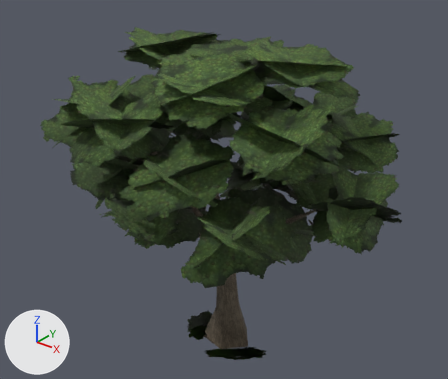
What one commit did to the glTF model assets/trees/maple.glb.
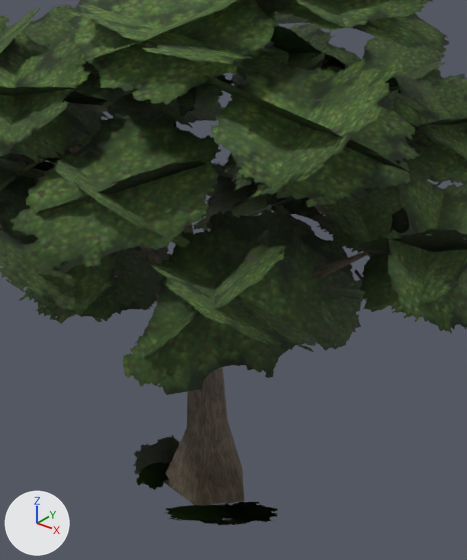
There are two pictures of each version: one whole from a camera (50 mm lens) standing at (7.38, -9.39, 9.68) and looking at (-0.16, 0.04, 3.84), one close up on the part from 25% to 83% of the width and 19% to 100% of the height. Every picture has the same lights, and +X, +Y and +Z are marked at lower left. The last two pictures show the newer version. Vertices at exactly the same position are counted once.

In view in the first close-up: 'maple_foliage', 'maple_wood'.
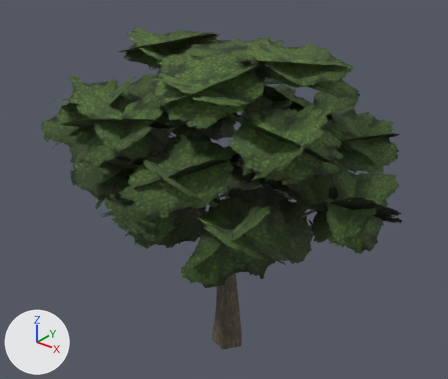
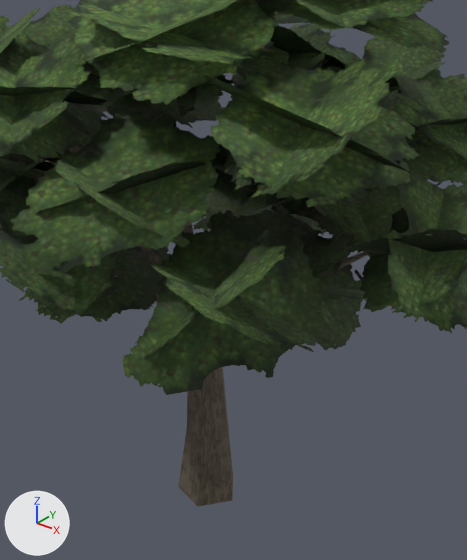
What changed in the scene script:
```text
Change mat_maple_bark:
    remove n3 = _N.new('ShaderNodeMix'); n3.name = 'Mix.001'
    remove n3.data_type = 'RGBA'
    remove n3.blend_type = 'MULTIPLY'
    remove n3.inputs[0].default_value = 1.0  # 'Factor'
    remove n4 = _N.new('ShaderNodeVertexColor'); n4.name = 'Color Attribute'
    where n2 = _N.new('ShaderNodeMix'); n2.name = 'Mix'
    where n5 = _N.new('ShaderNodeTexImage'); n5.name = 'Image Texture'
    remove _L.new(n3.outputs[2], n2.inputs[6])  # 'Result' to 'A'
    remove _L.new(n4.outputs[0], n3.inputs[7])  # 'Color' to 'B'
    remove _L.new(n5.outputs[0], n3.inputs[6])  # 'Color' to 'A'
    add _L.new(n5.outputs[0], n2.inputs[6])  # 'Color' to 'A'
Change me_maple_wood:
    used by ob_maple_wood; location = (0.0, 0.0, 0.0)
    remove me_maple_wood.from_pydata(...)  # 51 vertices, 65 faces; spans x -1.88..2.69, y -2.16..2.26, z -0.04..5.63
    add me_maple_wood.from_pydata(...)  # 51 vertices, 65 faces; spans x -1.88..2.69, y -2.16..2.26, z -0.12..5.63
    me_maple_wood part 1
    me_maple_wood.vertices[0].co: (0.59, 0.0, -0.04) -> (0.4, 0.0, -0.12)  # pixel (244, 501) -> pixel (232, 500)
    me_maple_wood.vertices[1].co: (0.17, 0.52, -0.04) -> (0.12, 0.38, -0.12)  # pixel (242, 468) -> pixel (233, 476)
    me_maple_wood.vertices[2].co: (-0.42, 0.3, -0.03) -> (-0.32, 0.24, -0.12)
    me_maple_wood.vertices[3].co: (-0.49, -0.36, -0.03) -> (-0.32, -0.24, -0.12)  # pixel (162, 481) -> pixel (178, 486)
    me_maple_wood.vertices[4].co: (0.15, -0.47, -0.04) -> (0.12, -0.38, -0.12)  # pixel (195, 505) -> pixel (197, 506)
    me_maple_wood.vertices[5].co: (0.59, 0.0, -0.04) -> (0.4, 0.0, -0.12)  # pixel (244, 501) -> pixel (232, 500)
    me_maple_wood part 2: vertex colours changed
Change me_maple_foliage:
    used by ob_maple_foliage; location = (0.0, 0.0, 0.0)
    remove me_maple_foliage.from_pydata(...)  # 264 vertices, 132 faces; spans x -3.79..4.33, y -3.52..3.92, z 0.01..7.22
    add me_maple_foliage.from_pydata(...)  # 264 vertices, 132 faces; spans x -3.79..4.33, y -3.52..3.92, z 2.94..7.22
    me_maple_foliage part 3
    me_maple_foliage.vertices[16].co: (-0.47, 0.43, 0.01) -> (0.26, -0.34, 3.38)
    me_maple_foliage.vertices[17].co: (-0.11, -0.66, 0.01) -> (1.33, -2.13, 3.38)
    me_maple_foliage.vertices[18].co: (-0.79, -0.89, 0.26) -> (2.8, -1.24, 4.45)
    me_maple_foliage.vertices[19].co: (-1.15, 0.21, 0.26) -> (1.71, 0.53, 4.48)
    me_maple_foliage.vertices[124].co: (-0.18, -0.6, 0.01) -> (0.41, 0.44, 2.94)
    me_maple_foliage.vertices[125].co: (0.98, 0.19, 0.01) -> (0.42, 2.68, 2.94)
    me_maple_foliage.vertices[126].co: (1.46, -0.51, 0.34) -> (-1.23, 2.68, 4.21)
    me_maple_foliage.vertices[127].co: (0.3, -1.3, 0.34) -> (-1.2, 0.44, 4.24)
```

Location of each change, [x1, y1, x2, y2] in pixels of the close-ups (467 x 560 px; the box of a moved part takes in the faces that stretch with it):
'maple_foliage', reshaped: before [0, 0, 467, 525]; after [0, 0, 467, 395]
'maple_wood', reshaped (mostly hidden): before [67, 121, 371, 505]; after [67, 121, 371, 506]
part 1 of me_maple_wood, moved or reshaped: before [164, 423, 244, 505]; after [178, 426, 233, 506]
part 3 of me_maple_foliage, moved or reshaped: before [133, 435, 277, 525]; after [203, 136, 357, 284]
